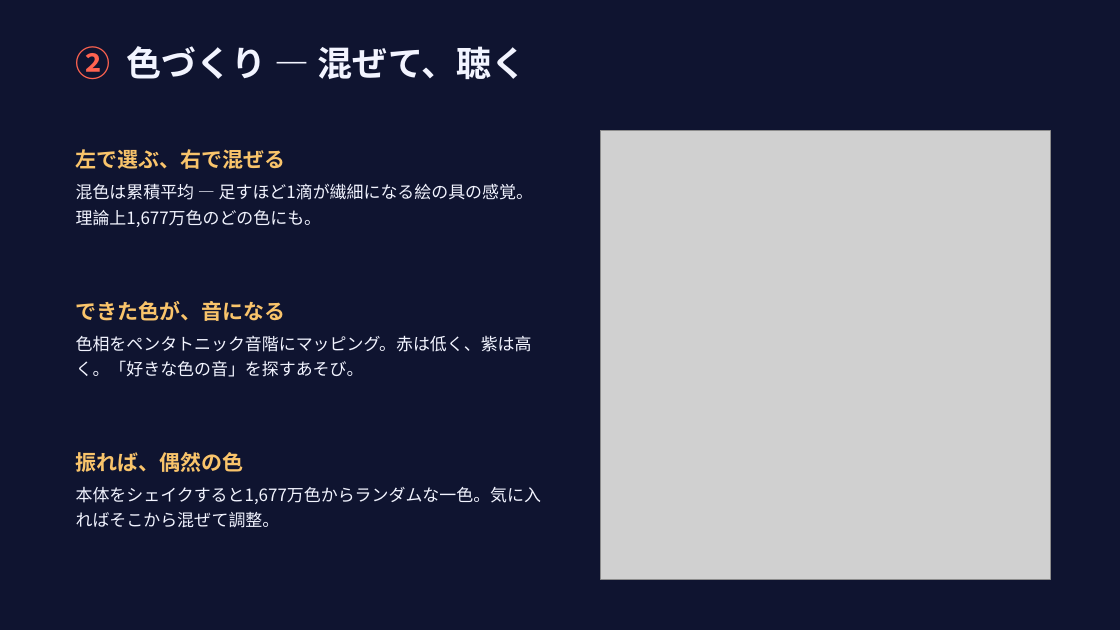
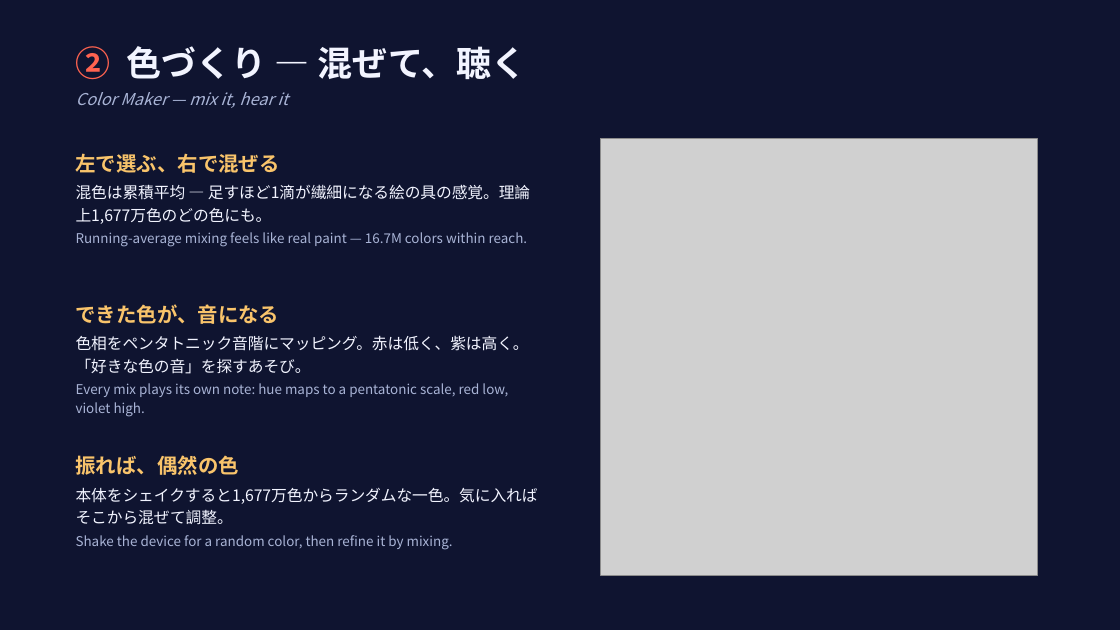
Before and after one commit to aokko2000/iroirotokei, a slide deck: slide 5 of docs/iroirotokei_contest_slides.pptx (slide 4 before the commit). Drawn at 1120x630 pixels with LibreOffice and Linux fonts; fonts in the diff are those of the drawing; grey boxes stand for pictures. Boxes give left, top, right and bottom in pixels: in the first picture for what was removed or moved away, otherwise in the second. Text is boxed around its words. In the diff, an @@ line names an element or a change of style, - is before the commit and + after.

Commit message:
Bilingual (JP/EN) contest slides with real device photos

```diff
--- a/docs/iroirotokei_contest_slides.pptx
+++ b/docs/iroirotokei_contest_slides.pptx
@@ text added at bbox=[76, 92, 288, 108], 14 pt, text #A9B4D6, italic @@
+Color Maker — mix it, hear it
@@ picture: place and size @@
-picture at bbox=[601, 130, 1050, 580]
+picture at bbox=[601, 139, 1038, 576]
@@ text at bbox=[76, 153, 530, 224]: size 18 to 17.5 pt in "左で選ぶ、右で混ぜる"; size 14.5 to 13.5 pt in "混色は累積平均 — 足すほど1滴が繊細になる絵の具の感覚。理論上1,677万色のどの色にも。"; less space between paragraphs; line spacing 1.25 to 1.2; more space between paragraphs @@
@@ text at bbox=[76, 232, 528, 247]: paragraph added @@
+Running-average mixing feels like real paint — 16.7M colors within reach.
@@ text at bbox=[76, 304, 529, 374]: size 18 to 17.5 pt in "できた色が、音になる"; size 14.5 to 13.5 pt in "色相をペンタトニック音階にマッピング。赤は低く、紫は高く。「好きな色の音」を探すあそび。"; less space between paragraphs; line spacing 1.25 to 1.2; more space between paragraphs @@
@@ text at bbox=[76, 383, 508, 417]: paragraph added @@
+Every mix plays its own note: hue maps to a pentatonic scale, red low, violet high.
@@ text at bbox=[76, 455, 538, 524]: size 18 to 17.5 pt in "振れば、偶然の色"; size 14.5 to 13.5 pt in "本体をシェイクすると1,677万色からランダムな一色。気に入ればそこから混ぜて調整。"; less space between paragraphs; line spacing 1.25 to 1.2; more space between paragraphs @@
@@ text at bbox=[76, 535, 453, 550]: paragraph added @@
+Shake the device for a random color, then refine it by mixing.
```
Also in this commit, not shown: 9 other slides changed, 1 slide added.
